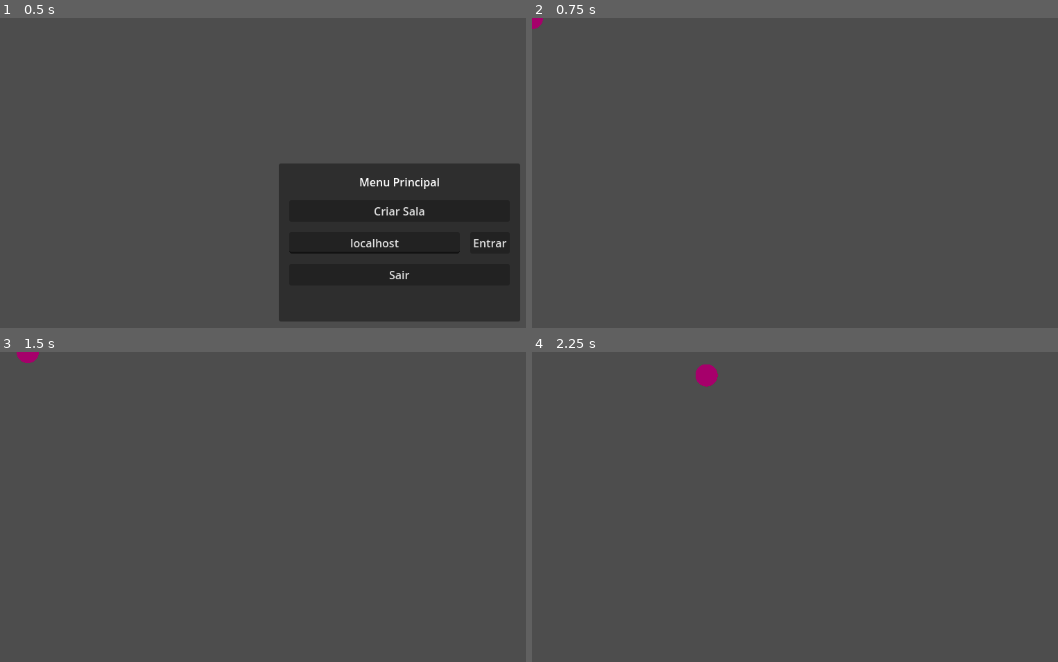
Above: before the commit, frames 1-4 (two rows, left to right).
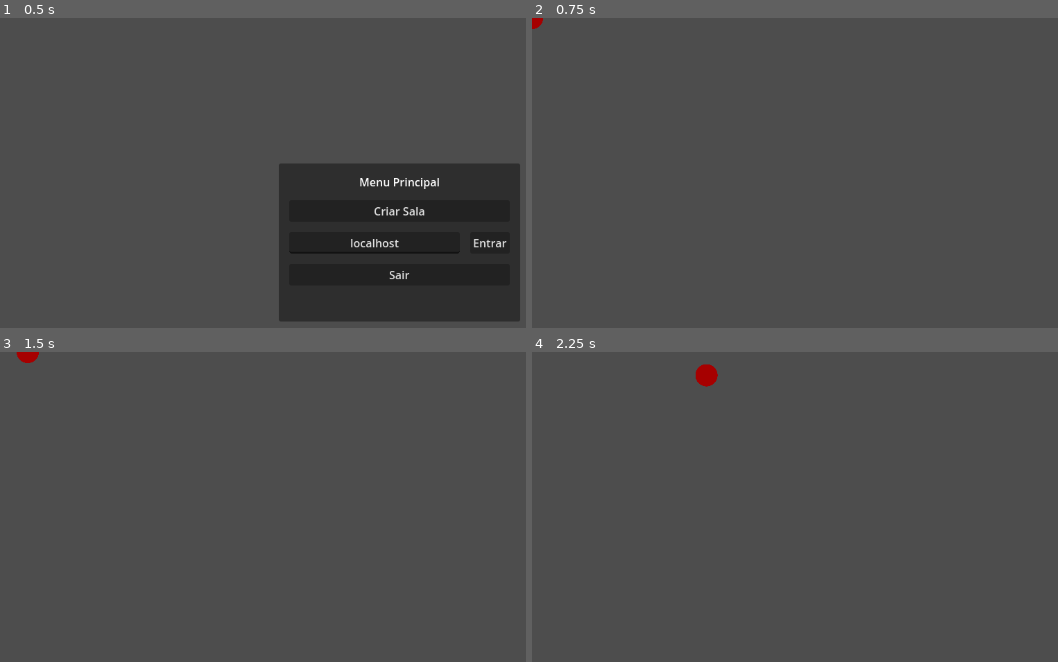
Above: after the commit, the same moments.

Repository: felipeforte/godot-cobrinha
Game: Godot game, scene res://nivel.tscn
Same seed, same stepped clock (60 frames per second), same inputs: the game is played once before the commit and once after it.
Inputs:
- Up to frame 1 (0.5 s): no input
- Up to frame 2 (0.75 s): click "Criar Sala" at 0.5 s
- Up to frame 3 (1.5 s): tap Enter at 1.25 s; hold Right (ui_right) from 1.28 s (still down)
- Up to frame 4 (2.25 s): release Right (ui_right) at 2.03 s; hold Down (ui_down) from 2.03 s (still down)

Frame 1 is identical in both runs. In frame 2, less than 0.1% of the frame differs, in the area x 0-3%, y 0-4%; in frame 3, 0.1%; in frame 4, 0.2%, in the area x 30-36%, y 3-12%.

Commit message:
Fix sanke body on multiplayer

Diff:
--- a/Player/cobra_cabeca.gd
+++ b/Player/cobra_cabeca.gd
@@ -7,15 +7,6 @@
 @onready var parent = self.get_parent()
 
 var input = Vector2.ZERO
-
-func _enter_tree():
-	var id = PlayerData.identifier
-	set_multiplayer_authority(str(id).to_int())
-
-	print("Enter: ", id)
-
-func _ready():
-	if not is_multiplayer_authority():	return
 
 func _physics_process(delta):
 	if not is_multiplayer_authority():	return
--- a/Player/cobrinha.gd
+++ b/Player/cobrinha.gd
@@ -6,43 +6,35 @@
 
 var bodies: Array = []
 
-var INPUT
+var INPUT = Vector2.ZERO
 
 var identifier
 
-var head
-var body
+@onready var head := $cobra_cabeca
+@onready var body := preload("res://Player/cobra_corpo.tscn")
+@onready var multiplayer_sync := $MultiplayerSynchronizer
 
 func _enter_tree():
-	if identifier != null:
-		set_multiplayer_authority(str(identifier).to_int())
-		print("Enter: ", identifier)
-		INPUT = Vector2.ZERO
-		head = $cabeca
-		body = $corpo
-		add_body(0)
+	set_multiplayer_authority(str(name).to_int())
+	print("Enter: ", name)
 
-func _ready():
-	if not is_multiplayer_authority():	return
-
-
-func _physics_process(delta):
-	follow_parent()
-
-	INPUT = Input.get_vector("ui_left", "ui_right", "ui_up", "ui_down").normalized()
-
-	if INPUT == Vector2.ZERO:
-		if velocity.length() > (FRICTION * delta):
-			velocity -= velocity.normalized() * (FRICTION * delta)
-		else:
-			velocity = Vector2.ZERO
-	else:
-		velocity += (INPUT * ACCELERATION * delta)
-		velocity = velocity.limit_length(MAX_VELOCITY)
-
-	if not is_multiplayer_authority():	return
-
-	move_and_slide()
+func _physics_process(delta): pass
+#	follow_parent()
+#
+#	INPUT = Input.get_vector("ui_left", "ui_right", "ui_up", "ui_down").normalized()
+#
+#	if INPUT == Vector2.ZERO:
+#		if velocity.length() > (FRICTION * delta):
+#			velocity -= velocity.normalized() * (FRICTION * delta)
+#		else:
+#			velocity = Vector2.ZERO
+#	else:
+#		velocity += (INPUT * ACCELERATION * delta)
+#		velocity = velocity.limit_length(MAX_VELOCITY)
+#
+#	if not is_multiplayer_authority():	return
+#
+#	move_and_slide()
 
 func add_body(pesoComida):
 	if not is_multiplayer_authority():	return
@@ -59,20 +51,4 @@
 
 	body_new.position = body_new.parent.position
 	bodies.append(body_new)
-	add_child(body_new)
-
-func _on_area_2d_2_body_entered(body):
-	if not is_multiplayer_authority():	return
-
-	if (body.is_in_group("comida")):
-		add_body(body.peso)
-		body.queue_free()
-	else:
-		print(body.name)
-
-func follow_parent():
-	if (abs(position.x-self.position.x)<15 && abs(position.y-self.position.y)<15):
-		pass
-	else:
-		body.global_transform.origin = lerp(body.global_transform.origin, self.global_transform.origin, get_physics_process_delta_time()*10)
-		body.rotation_degrees = lerp(body.rotation_degrees, self.rotation_degrees, get_physics_process_delta_time()*7.5)
+	$Node.add_child(body_new)
--- a/Player/cobrinha.tscn
+++ b/Player/cobrinha.tscn
@@ -1,42 +1,22 @@
-[gd_scene load_steps=8 format=3 uid="uid://cc6diwmjfqe7i"]
+[gd_scene load_steps=4 format=3 uid="uid://cc6diwmjfqe7i"]
 
 [ext_resource type="Script" path="res://Player/cobrinha.gd" id="1_5k030"]
-[ext_resource type="Texture2D" uid="uid://dgeh481a32cad" path="res://Assets/Images/cobra_cabeça.png" id="2_gxadj"]
 [ext_resource type="PackedScene" uid="uid://ogty6r132bnn" path="res://Player/cobra_cabeca.tscn" id="2_tkeg0"]
-[ext_resource type="PackedScene" uid="uid://jpcbvn2pb8hw" path="res://Player/cobra_corpo.tscn" id="4_2s4o3"]
-[ext_resource type="Texture2D" uid="uid://d3ntf2cimjhic" path="res://Assets/Images/cobra_corpo.png" id="5_blrs1"]
 
-[sub_resource type="CircleShape2D" id="CircleShape2D_ws1fs"]
-radius = 38.0526
-
-[sub_resource type="SceneReplicationConfig" id="SceneReplicationConfig_hmn30"]
+[sub_resource type="SceneReplicationConfig" id="SceneReplicationConfig_n3byf"]
 properties/0/path = NodePath(".:position")
 properties/0/spawn = true
 properties/0/sync = true
+properties/1/path = NodePath("cobra_cabeca:position")
+properties/1/spawn = true
+properties/1/sync = true
 
 [node name="cobrinha" type="CharacterBody2D"]
 script = ExtResource("1_5k030")
 
-[node name="cabeca" parent="." instance=ExtResource("2_tkeg0")]
-script = null
+[node name="MultiplayerSynchronizer" type="MultiplayerSynchronizer" parent="."]
+replication_config = SubResource("SceneReplicationConfig_n3byf")
 
-[node name="Sprite2D2" type="Sprite2D" parent="cabeca"]
-scale = Vector2(0.25, 0.25)
-texture = ExtResource("2_gxadj")
+[node name="cobra_cabeca" parent="." instance=ExtResource("2_tkeg0")]
 
-[node name="Area2D2" type="Area2D" parent="cabeca"]
-
-[node name="CollisionShape2D" type="CollisionShape2D" parent="cabeca/Area2D2"]
-shape = SubResource("CircleShape2D_ws1fs")
-
-[node name="corpo" parent="." instance=ExtResource("4_2s4o3")]
-script = null
-
-[node name="Sprite2D2" type="Sprite2D" parent="corpo"]
-scale = Vector2(0.25, 0.25)
-texture = ExtResource("5_blrs1")
-
-[node name="MultiplayerSynchronizer" type="MultiplayerSynchronizer" parent="."]
-replication_config = SubResource("SceneReplicationConfig_hmn30")
-
-[connection signal="body_entered" from="cabeca/Area2D2" to="." method="_on_area_2d_2_body_entered"]
+[node name="Node" type="Node" parent="."]
--- a/nivel.gd
+++ b/nivel.gd
@@ -80,7 +80,6 @@
 func add_player(peer_id):
 	currentPlayer = Player.instantiate()
 	currentPlayer.name = str(peer_id)
-	currentPlayer.identifier = str(peer_id)
 	add_child(currentPlayer)
 
 func remove_player(peer_id):
--- a/nivel.tscn
+++ b/nivel.tscn
@@ -69,7 +69,7 @@
 text = "Sair"
 
 [node name="MultiplayerSpawner" type="MultiplayerSpawner" parent="."]
-_spawnable_scenes = PackedStringArray("res://Player/cobrinha.tscn", "res://Components/Food/comida.tscn")
+_spawnable_scenes = PackedStringArray("res://Player/cobrinha.tscn", "res://Components/Food/comida.tscn", "res://Player/cobra_cabeca.tscn")
 spawn_path = NodePath("..")
 
 [connection signal="timeout" from="Timer" to="." method="_on_timer_timeout"]
